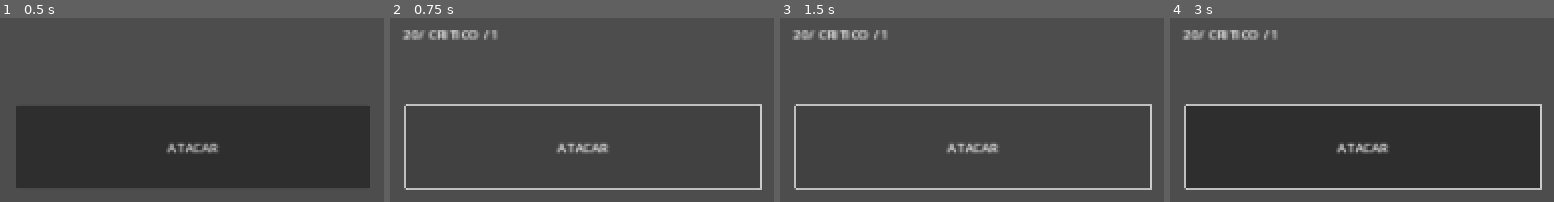
Above: before the commit, frames 1-4 (left to right).
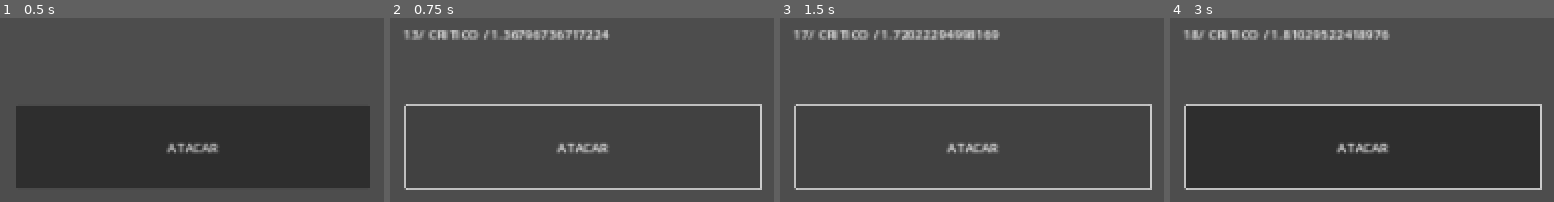
Above: after the commit, the same moments.

Repository: blesware/trivia-quest-game
Game: Godot game, scene res://scenes/entities.tscn
Two runs of this game, one before a commit and one after it. Both use one fixed random seed, a clock stepped at 60 frames per second and the inputs below. This scene is started directly instead of the project's main scene.
Inputs (mouse positions are in pixels of both pictures, inside the frame that each line leads up to):
- Up to frame 1 (0.5 s): no input
- Up to frame 2 (0.75 s): click "ATACAR" at 0.5 s
- Up to frame 3 (1.5 s): click "ATACAR" at 1.25 s
- Up to frame 4 (3 s): click "ATACAR" at 2 s; tap Enter at 2.75 s; move the mouse to (outside the picture) at 2.77 s

Frame 1 is identical in both runs. In frame 2, 1.3% of the frame differs, in the area x 3-58%, y 6-12%; in frame 3, 1.4%; in frame 4, 1.4%.

Commit message:
Minor changes

Diff:
--- a/assets/sfx/default_bus_layout.tres
+++ /dev/null
@@ -1,16 +0,0 @@
-[gd_resource type="AudioBusLayout" format=3 uid="uid://b7m1yy734yg2x"]
-
-[resource]
-bus/0/volume_db = 6.02
-bus/1/name = &"UI"
-bus/1/solo = false
-bus/1/mute = false
-bus/1/bypass_fx = false
-bus/1/volume_db = -21.0931
-bus/1/send = &"Master"
-bus/2/name = &"Music"
-bus/2/solo = false
-bus/2/mute = false
-bus/2/bypass_fx = false
-bus/2/volume_db = 6.02
-bus/2/send = &"Master"
--- a/default_bus_layout.tres
+++ b/bus_layout/bus_layout.tres
@@ -12,5 +12,5 @@
 bus/2/solo = false
 bus/2/mute = false
 bus/2/bypass_fx = false
-bus/2/volume_db = 6.02
+bus/2/volume_db = 6.01333
 bus/2/send = &"Master"
--- a/project.godot
+++ b/project.godot
@@ -17,7 +17,7 @@
 
 [audio]
 
-buses/default_bus_layout="res://assets/sfx/default_bus_layout.tres"
+buses/default_bus_layout="res://bus_layout/bus_layout.tres"
 
 [autoload]
 
@@ -27,6 +27,7 @@
 
 window/size/viewport_width=1920
 window/size/viewport_height=1080
+window/size/mode=4
 window/size/borderless=true
 window/stretch/mode="canvas_items"
 window/stretch/aspect="expand"
--- a/scenes/entities.tscn
+++ b/scenes/entities.tscn
@@ -1,6 +1,6 @@
 [gd_scene load_steps=2 format=3 uid="uid://cpy2da641xfin"]
 
-[ext_resource type="Script" path="res://entities.gd" id="1_r5lol"]
+[ext_resource type="Script" path="res://scripts/entities.gd" id="1_r5lol"]
 
 [node name="Entities" type="Node2D"]
 script = ExtResource("1_r5lol")
@@ -12,7 +12,7 @@
 autostart = true
 
 [node name="AtrackTest" type="Button" parent="."]
-anchors_preset = -1
+anchors_preset = 8
 anchor_left = 0.5
 anchor_top = 0.5
 anchor_right = 0.5
--- a/entities.gd
+++ b/scripts/entities.gd
@@ -1,3 +1,5 @@
+class_name Entities
+
 extends Node2D
 #declaramos variables exportables, estas NO se han usado todavia//
 @export var life : int
@@ -17,16 +19,17 @@
 #el accionar de un boton, en este caso llamado ATAQUE, con un label que imprimira si el ataque tiene critico, su total y el valor de la probabilidad
 #actual al momento de presionar el boton
 func _on_atrack_test_pressed():
+	var critico = randf_range(1.2,2)
 	#esta condicional funciona tomando en cuenta la funcion random_chanse creada mas abajo, si el valor devuelto es un booleano
 	#positivo, entonces se aplica el critico, de no ser asi, el critico no se toma en cuenta
 	if random_chance(crit_prob):
-		damage_total = damage * 2
-		$Label.text = str(damage_total) + "/ CRITICO / "  + str(crit_prob)
+		damage_total = damage * critico
+		$Label.text = str(damage_total) + "/ CRITICO / "  + str(critico)
 		print("Critico")
 		print(crit_prob)
 	else:
 		damage_total = damage
-		$Label.text = str(damage_total) + "/ NO CRITICO / " + str(crit_prob)
+		$Label.text = str(damage_total) + "/ NO CRITICO / " + str(critico)
 		print(damage_total)
 		print("No Critico")
 		print(crit_prob)
